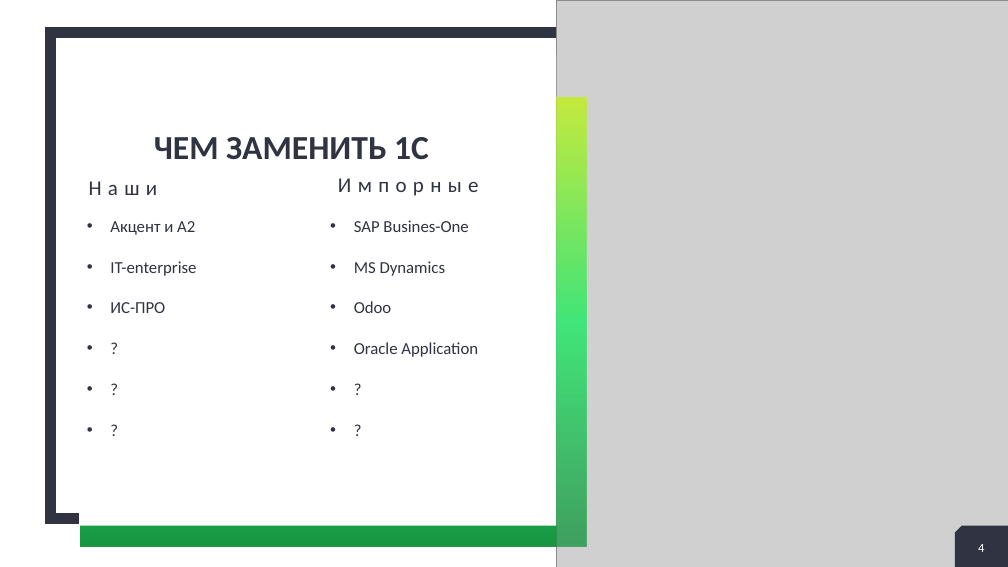
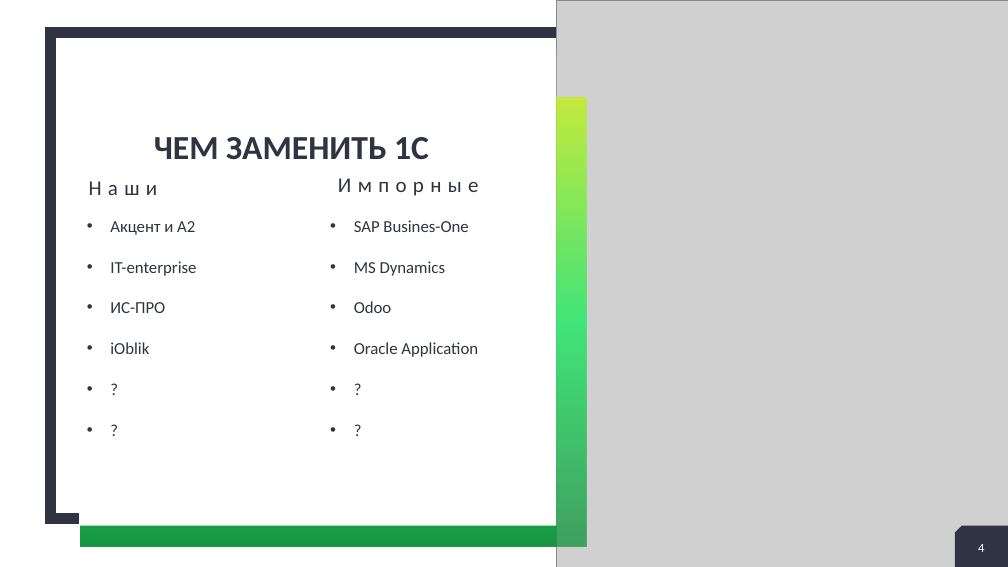
Before and after one commit to alex-kukhtin/A2v10, a slide deck: slide 4 of Documentation/Kyiv-2018/A2v10.pptx. Drawn at 1008x567 pixels with LibreOffice and Linux fonts; fonts in the diff are those of the drawing; grey boxes stand for pictures. Boxes give left, top, right and bottom in pixels: in the first picture for what was removed or moved away, otherwise in the second. Text is boxed around its words. In the diff, an @@ line names an element or a change of style, - is before the commit and + after.

Commit message:
pptx

```diff
--- a/Documentation/Kyiv-2018/A2v10.pptx
+++ b/Documentation/Kyiv-2018/A2v10.pptx
@@ text at (110, 221, 196, 354): paragraph removed @@
-• ?
@@ text at (110, 342, 149, 354): paragraph added @@
+• iOblik
```
